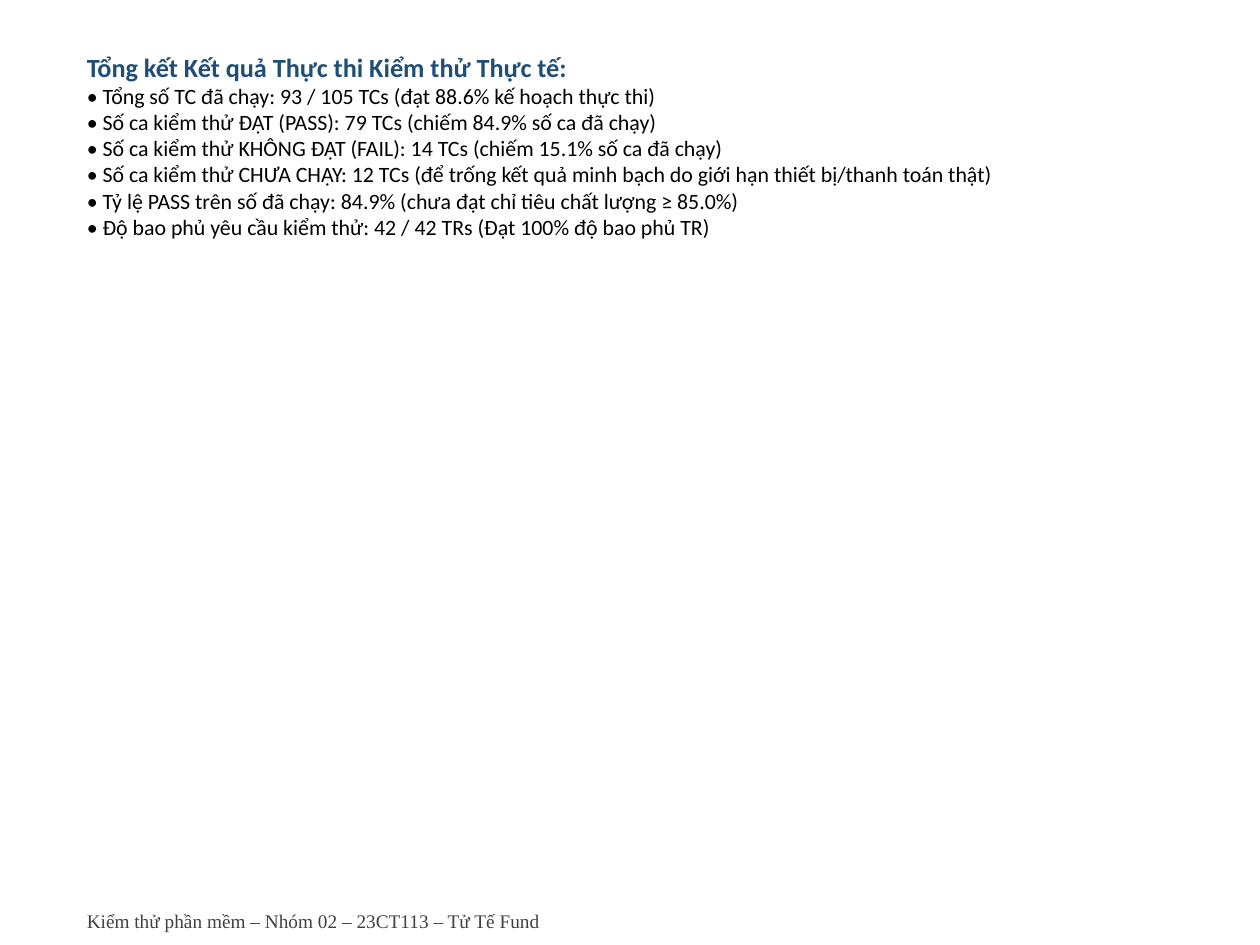
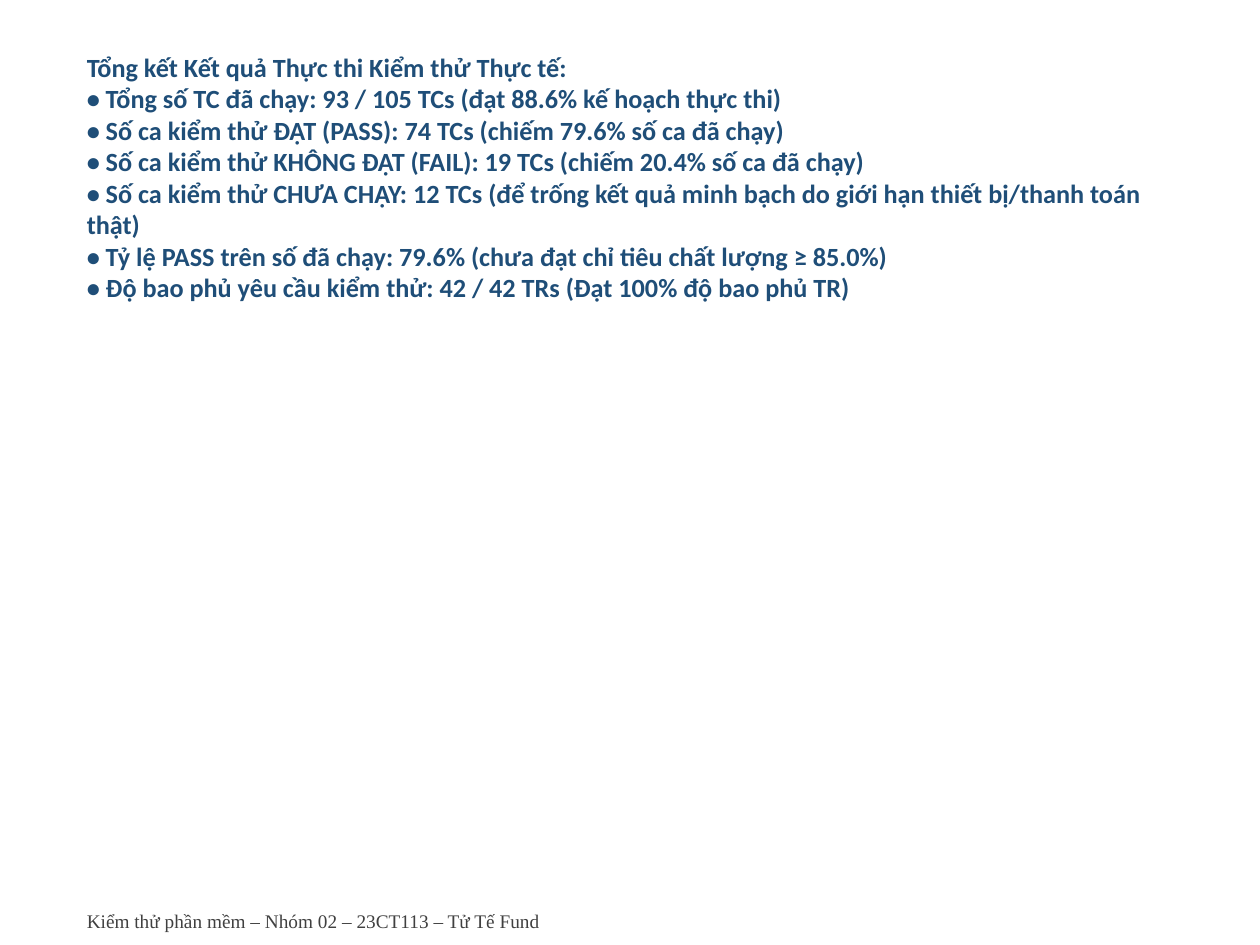
Before and after one commit to Escanor292/test, a slide deck: slide 7 of 23CT113_Nhom02_NenTangCrowdfunding(TuTeFund)/Word+ppt Báo Cáo/Ppt Báo cáo Nhóm 2 - 23CT113.pptx. Drawn at 1260x945 pixels with LibreOffice and Linux fonts; fonts in the diff are those of the drawing. Boxes give left, top, right and bottom in pixels: in the first picture for what was removed or moved away, otherwise in the second. Text is boxed around its words. In the diff, an @@ line names an element or a change of style, - is before the commit and + after.

Commit message:
Chấm lại 7 ca chưa đủ câu mong đợi.
Năm ca chuyển FAIL vì lệch kết quả thật. Đăng ký bcrypt và quyền tải quà số giữ PASS. Tỷ lệ còn 74/93.

```diff
--- a/23CT113_Nhom02_NenTangCrowdfunding(TuTeFund)/Word+ppt Báo Cáo/Ppt Báo cáo Nhóm 2 - 23CT113.pptx
+++ b/23CT113_Nhom02_NenTangCrowdfunding(TuTeFund)/Word+ppt Báo Cáo/Ppt Báo cáo Nhóm 2 - 23CT113.pptx
@@ text at box(87, 56, 1140, 302): text changed; size 12.5 to 15 pt; text colour #000000 to #1F4E78; bold on @@
-Tổng kết Kết quả Thực thi Kiểm thử Thực tế:
-• Tổng số TC đã chạy: 93 / 105 TCs (đạt 88.6% kế hoạch thực thi)
-• Số ca kiểm thử ĐẠT (PASS): 79 TCs (chiếm 84.9% số ca đã chạy)
-• Số ca kiểm thử KHÔNG ĐẠT (FAIL): 14 TCs (chiếm 15.1% số ca đã chạy)
-• Số ca kiểm thử CHƯA CHẠY: 12 TCs (để trống kết quả minh bạch do giới hạn thiết bị/thanh toán thật)
-• Tỷ lệ PASS trên số đã chạy: 84.9% (chưa đạt chỉ tiêu chất lượng ≥ 85.0%)
-• Độ bao phủ yêu cầu kiểm thử: 42 / 42 TRs (Đạt 100% độ bao phủ TR)
+Tổng kết Kết quả Thực thi Kiểm thử Thực tế:
+• Tổng số TC đã chạy: 93 / 105 TCs (đạt 88.6% kế hoạch thực thi)
+• Số ca kiểm thử ĐẠT (PASS): 74 TCs (chiếm 79.6% số ca đã chạy)
+• Số ca kiểm thử KHÔNG ĐẠT (FAIL): 19 TCs (chiếm 20.4% số ca đã chạy)
+• Số ca kiểm thử CHƯA CHẠY: 12 TCs (để trống kết quả minh bạch do giới hạn thiết bị/thanh toán thật)
+• Tỷ lệ PASS trên số đã chạy: 79.6% (chưa đạt chỉ tiêu chất lượng ≥ 85.0%)
+• Độ bao phủ yêu cầu kiểm thử: 42 / 42 TRs (Đạt 100% độ bao phủ TR)
```
Also in this commit, not shown: 3 other slides changed, 15 other files.
